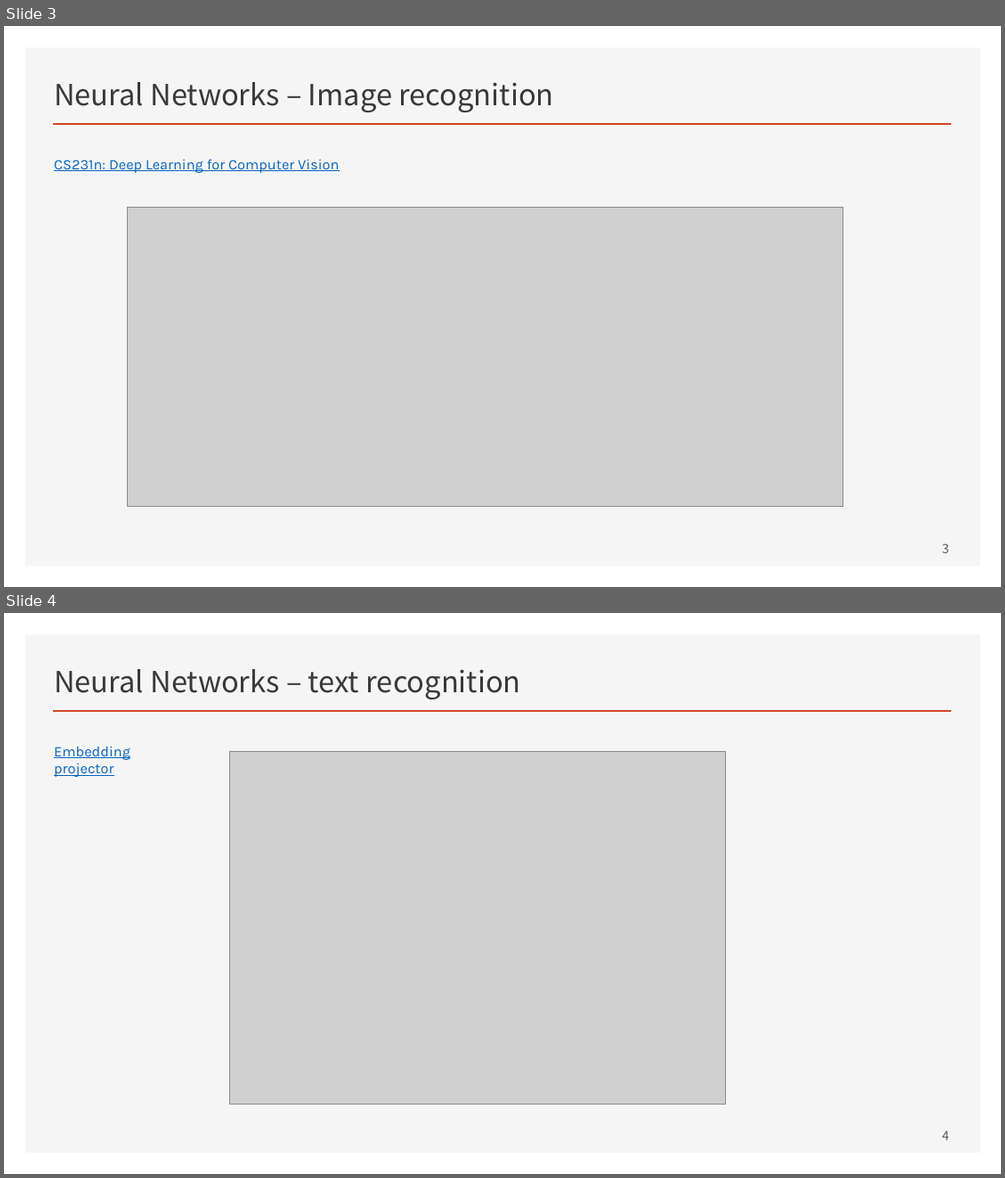
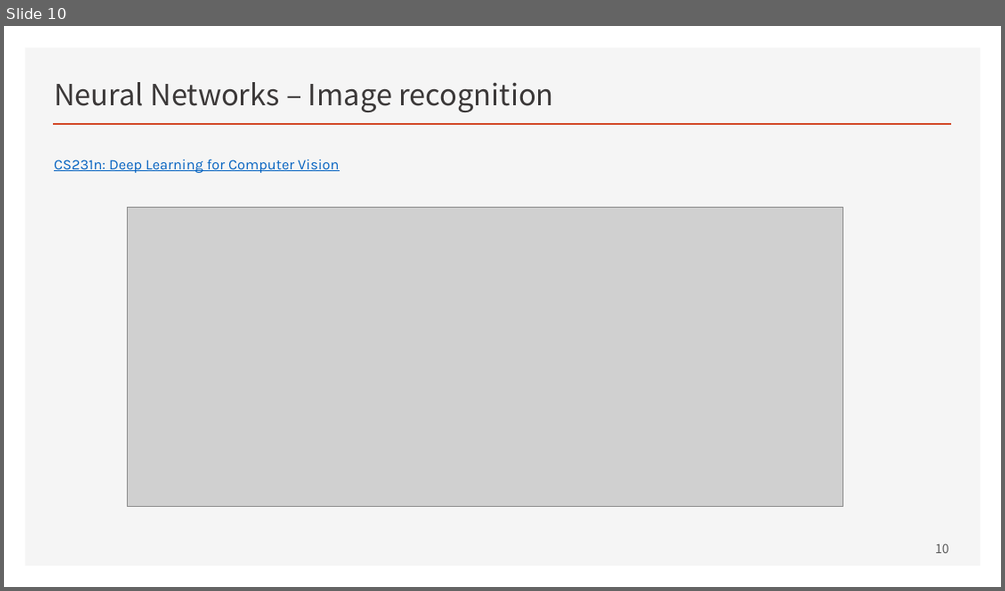
Before and after one commit to ancestor9/mathematics-for-machine-learning, a slide deck: w1_w2_System_of_Linear_Equations.pptx. Shown one above the other, each under a label of ours: slides 3 and 4 before the commit, slide 10 after it. The pictures are 1005x1178 and 1005x591 pixels, drawn with LibreOffice and Linux fonts; fonts in the diff are those of the drawing; grey boxes stand for pictures. Boxes give left, top, right and bottom in pixels: in the first picture for what was removed or moved away, otherwise in the second. Text is boxed around its words. In the diff, an @@ line names an element or a change of style, - is before the commit and + after.

```diff
--- a/w1_w2_System_of_Linear_Equations.pptx
+++ b/w1_w2_System_of_Linear_Equations.pptx
@@ slide 4 removed at [4,613,1001,1174], background #FFFFFF; not listed: 2 template elements that a slide beside it also shows @@
@@ title removed at [54,669,521,699] @@
-Neural Networks – text recognition
@@ text removed at [54,746,130,777] @@
-Embedding projector
@@ picture removed at [230,751,726,1104] @@
@@ page number removed at [942,1131,949,1140] @@
-4
@@ what was slide 3 is now slide 10 @@
@@ page number at [935,543,949,553]: text changed @@
-3
+10
```
Also in this commit, not shown: 7 slides added, 1 other slide removed, 2 other files.
